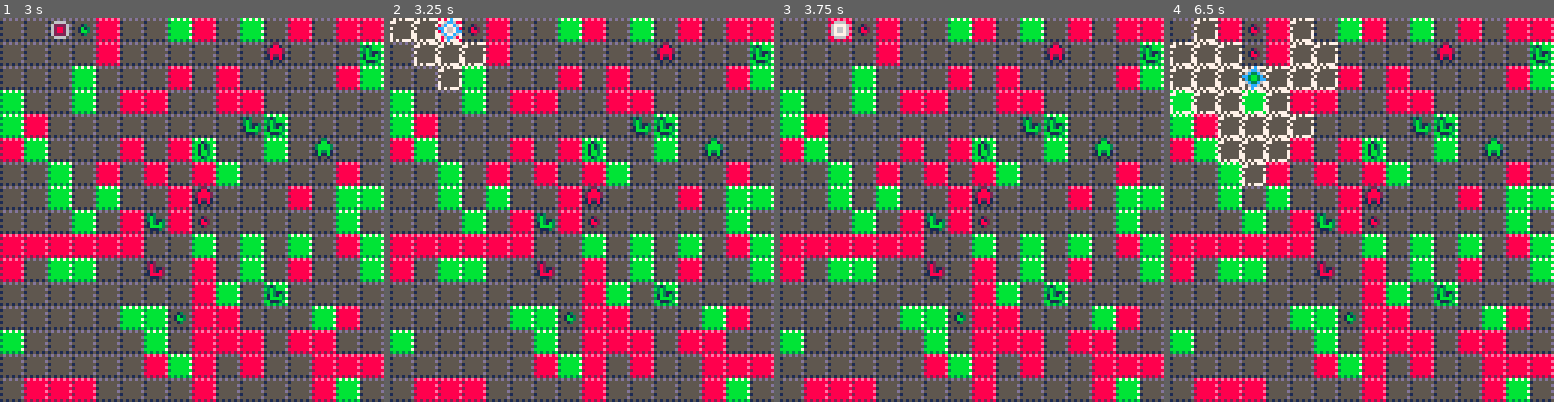
Above: before the commit, frames 1-4 (left to right).
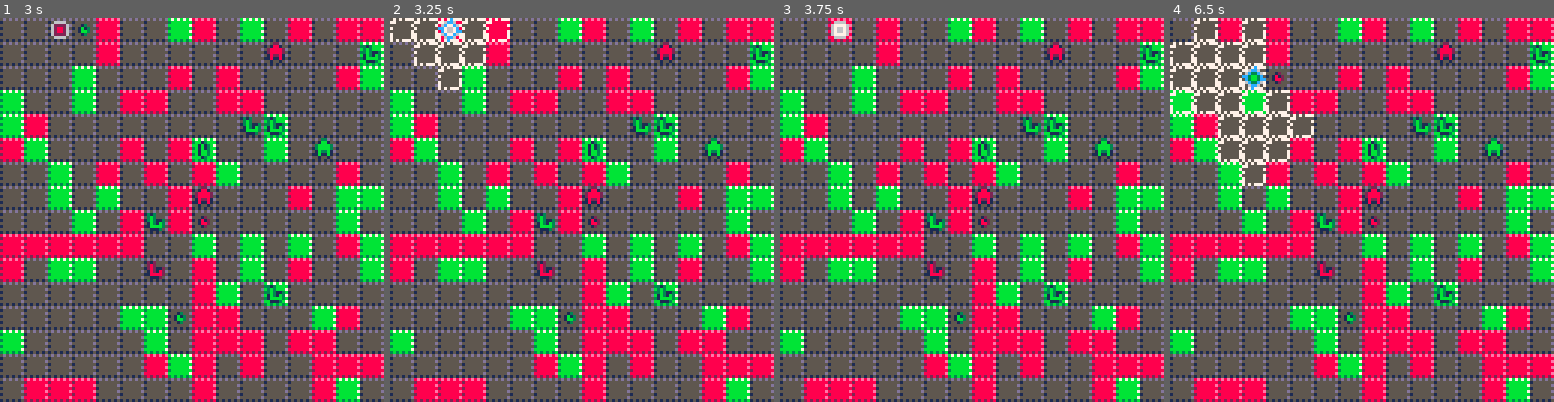
Above: after the commit, the same moments.

Repository: jcwilk/dv_prototype
Game: PICO-8 cartridge divproto.p8
The game is run twice, just before and just after one commit, with the same random seed, the same clock (stepped at 60 frames per second) and the same inputs.
Inputs (mouse positions are in pixels of both pictures, inside the frame that each line leads up to):
- Up to frame 1 (3 s): click (280, 121) at 0.67 s; tap O (Z key) at 0.7, 1.7, 2.1, 2.5, 2.9 s; click (46, 267) at 1.22 s; hold Right 1.6-2.1 s; click (107, 114) at 1.77 s; hold Up 2.15-2.42 s; click (172, 259) at 2.32 s; hold Right from 2.47 s (still down); click (234, 106) at 2.87 s
- Up to frame 2 (3.25 s): release Right at 3.03 s; hold Left from 3.08 s (still down)
- Up to frame 3 (3.75 s): tap O (Z key) at 3.3, 3.7 s; click (1075, 256) at 3.42 s; release Left at 3.58 s; hold Down from 3.63 s (still down)
- Up to frame 4 (6.5 s): release Down at 3.97 s; click (1231, 102) at 3.97 s; hold Right 4.02-4.68 s; tap O (Z key) every 0.4 s from 4.1 to 6.1 s; click (1292, 248) at 4.52 s; hold Up 4.73-5.03 s; click (1354, 94) at 5.07 s; hold Left 5.08-5.68 s; click (1419, 244) at 5.62 s; hold Down 5.73-6.03 s; hold Right from 6.08 s (still down); click (1481, 90) at 6.17 s

Frame 1 is identical in both runs. In frame 2, 0.3% of the frame differs, in the area x 18-32%, y 0-7%; in frame 3, less than 0.1%; in frame 4, 1.1%, in the area x 18-44%, y 0-19%.

Commit message:
fix mobs canceling out evenly not working

Diff:
--- a/divproto.p8
+++ b/divproto.p8
@@ -893,11 +893,15 @@
  			del(mobs.all,mob)
  			mobs.by_coord[mob.x][mob.y]=false
  			mobs.by_coord[target.x][target.y]=target
- 		end
- 		if mob.count >= 1 then
+ 		elseif mob.count >= 1 then
  			del(mobs.all,target)
 	 		mobs.by_coord[target.x][target.y]=false
 	 		mobs.by_coord[mob.x][mob.y]=mob
+	 	else
+	 	 del(mobs.all,target)
+ 			del(mobs.all,mob)
+	 		mobs.by_coord[target.x][target.y]=false
+	 		mobs.by_coord[mob.x][mob.y]=false
 	 	end
 
 			sfx(4)
